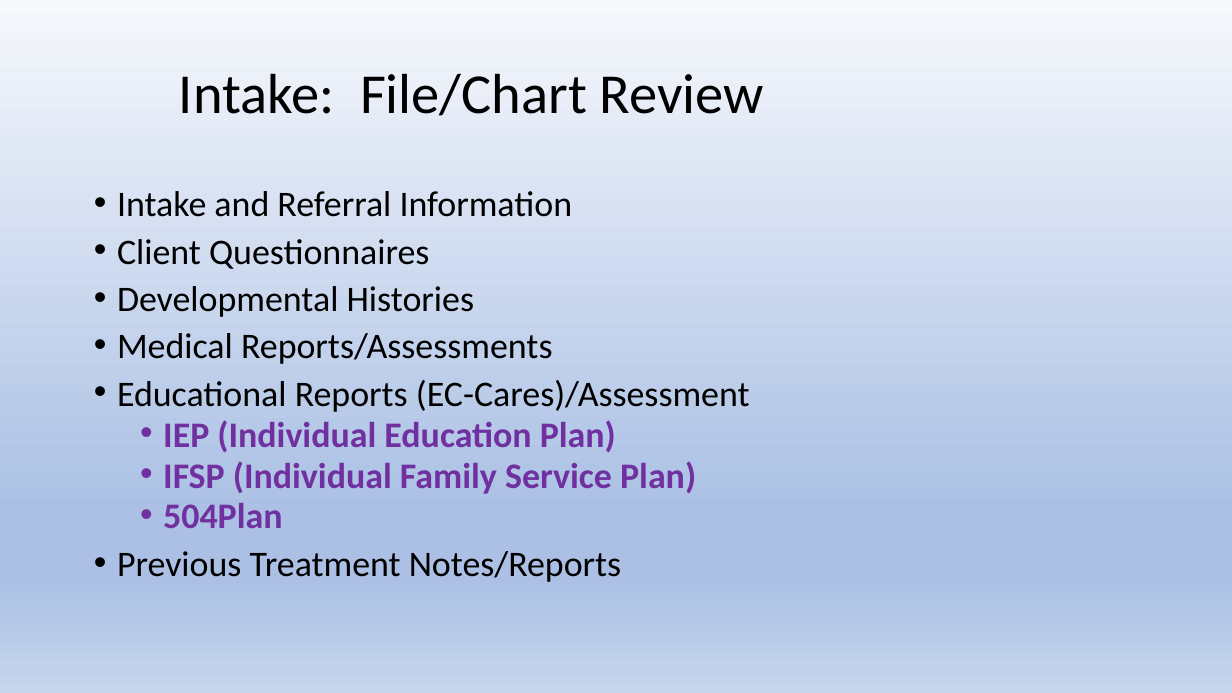
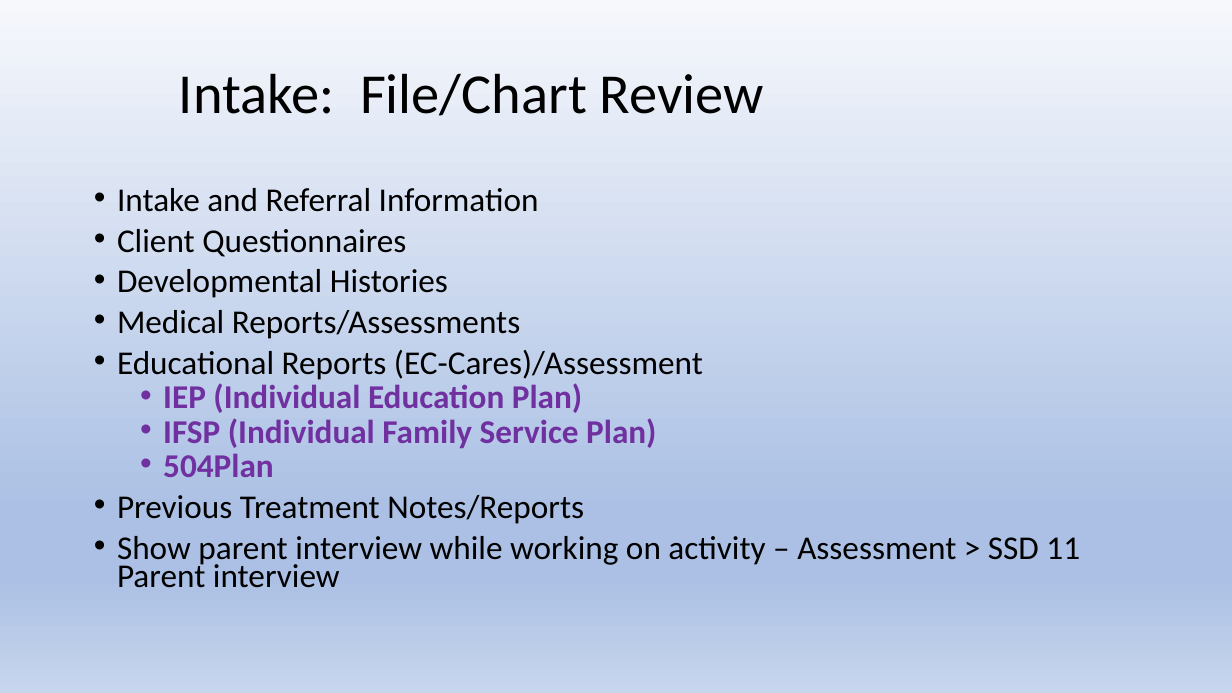
Before and after one commit to Jim-Wright90/cds431_sp22, a slide deck: slide 8 of slides/cds431_week1_2.pptx. Drawn at 1232x693 pixels with LibreOffice and Linux fonts; fonts in the diff are those of the drawing. Boxes give left, top, right and bottom in pixels: in the first picture for what was removed or moved away, otherwise in the second. Text is boxed around its words. In the diff, an @@ line names an element or a change of style, - is before the commit and + after.

```diff
--- a/slides/cds431_week1_2.pptx
+++ b/slides/cds431_week1_2.pptx
@@ text at [117, 188, 703, 524]: size 28 to 25.9 pt in "Intake and Referral Information", "Client Questionnaires", "Developmental Histories", "Medical Reports/Assessments" and 5 more places; line spacing 0.8 to 0.7 @@
@@ text at [117, 536, 1080, 588]: paragraph added @@
+• Show parent interview while working on activity – Assessment > SSD 11 Parent interview
```
Also in this commit, not shown: 2 other files.
